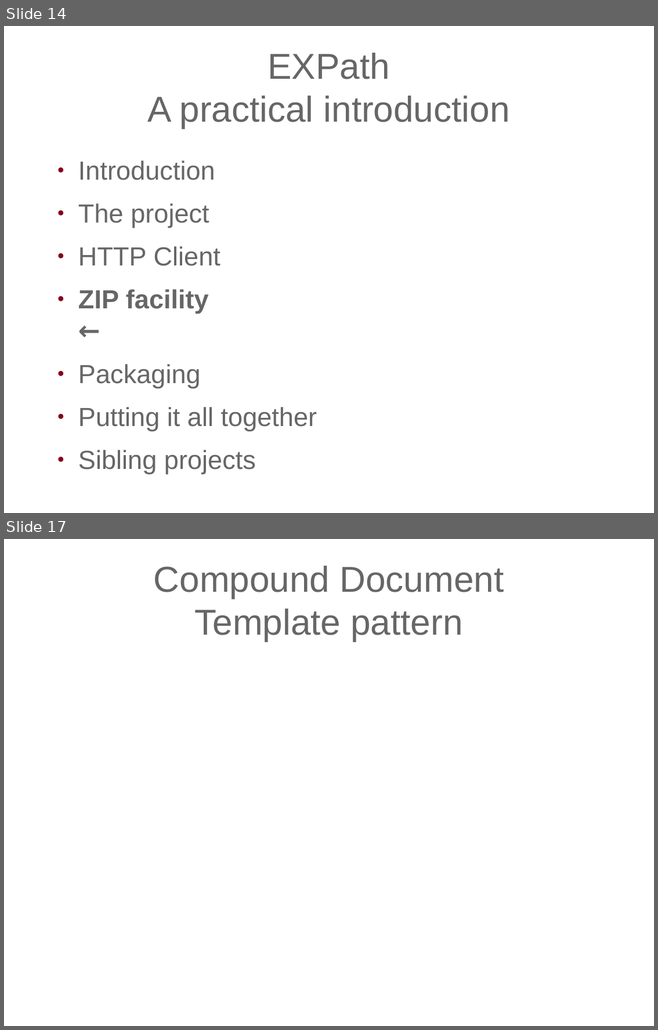
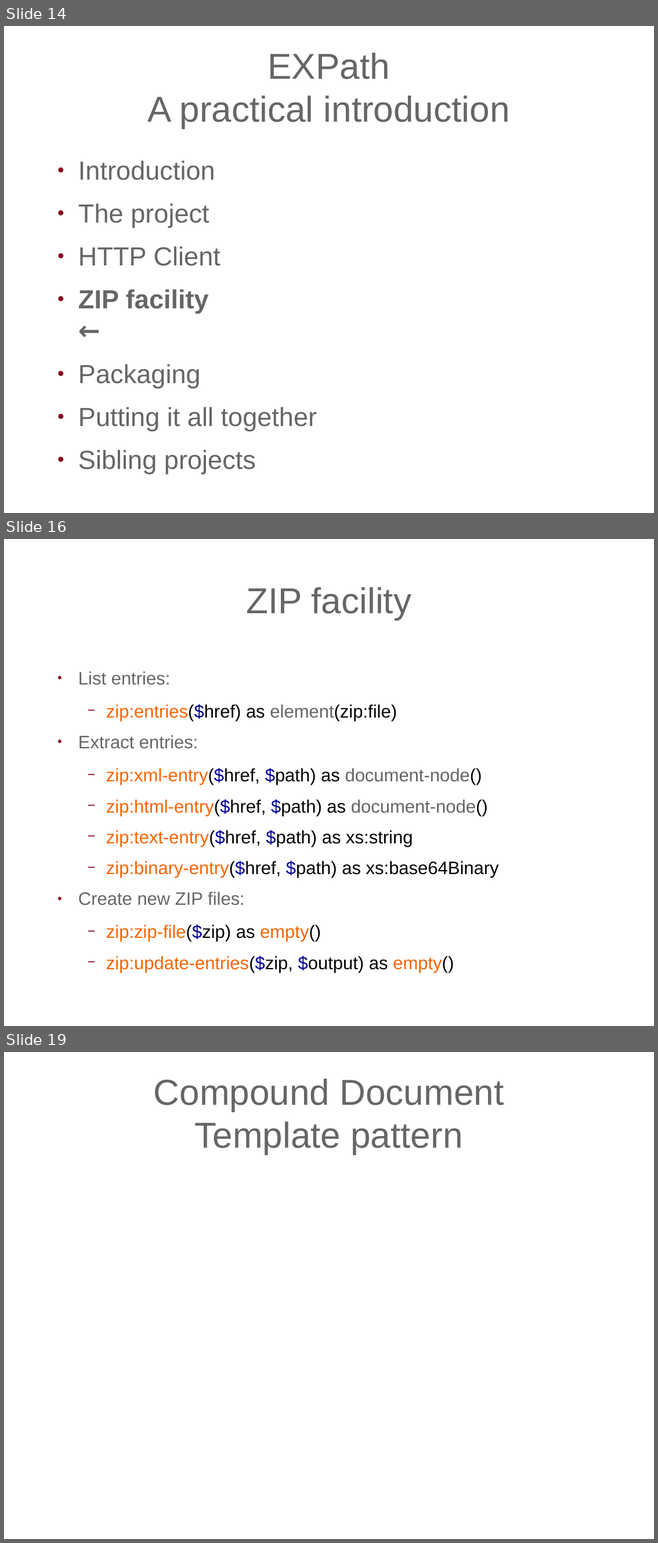
Before and after one commit to expath/expath-www, a slide deck: misc/2009-balisage/presentation/balisage-expath.odp. Shown one above the other, each under a label of ours: slides 14 and 17 before the commit, slides 14, 16 and 19 after it; the slides between them are not shown. The pictures are 658x1030 and 658x1543 pixels, drawn with LibreOffice and Linux fonts; fonts in the diff are those of the drawing; background and template pictures are left out. Boxes give left, top, right and bottom in pixels: in the first picture for what was removed or moved away, otherwise in the second. Text is boxed around its words. In the diff, an @@ line names an element or a change of style, - is before the commit and + after.

```diff
--- a/misc/2009-balisage/presentation/balisage-expath.odp
+++ b/misc/2009-balisage/presentation/balisage-expath.odp
@@ slide 16 added at box(4, 539, 654, 1026), background picture (left out) @@
@@ title added at box(246, 587, 411, 620), 44 pt, text #666666 @@
+ZIP facility
@@ text added at box(78, 671, 499, 973), 22 pt, text #000000 @@
+● List entries:
+  − zip:entries($href) as element(zip:file)
+● Extract entries:
+  − zip:xml-entry($href, $path) as document-node()
+  − zip:html-entry($href, $path) as document-node()
+  − zip:text-entry($href, $path) as xs:string
+  − zip:binary-entry($href, $path) as xs:base64Binary
+● Create new ZIP files:
+  − zip:zip-file($zip) as empty()
+  − zip:update-entries($zip, $output) as empty()
@@ what was slide 17 is now slide 19 @@
```
Also in this commit, not shown: 7 other slides added, 3 slides removed, 1 other file.
